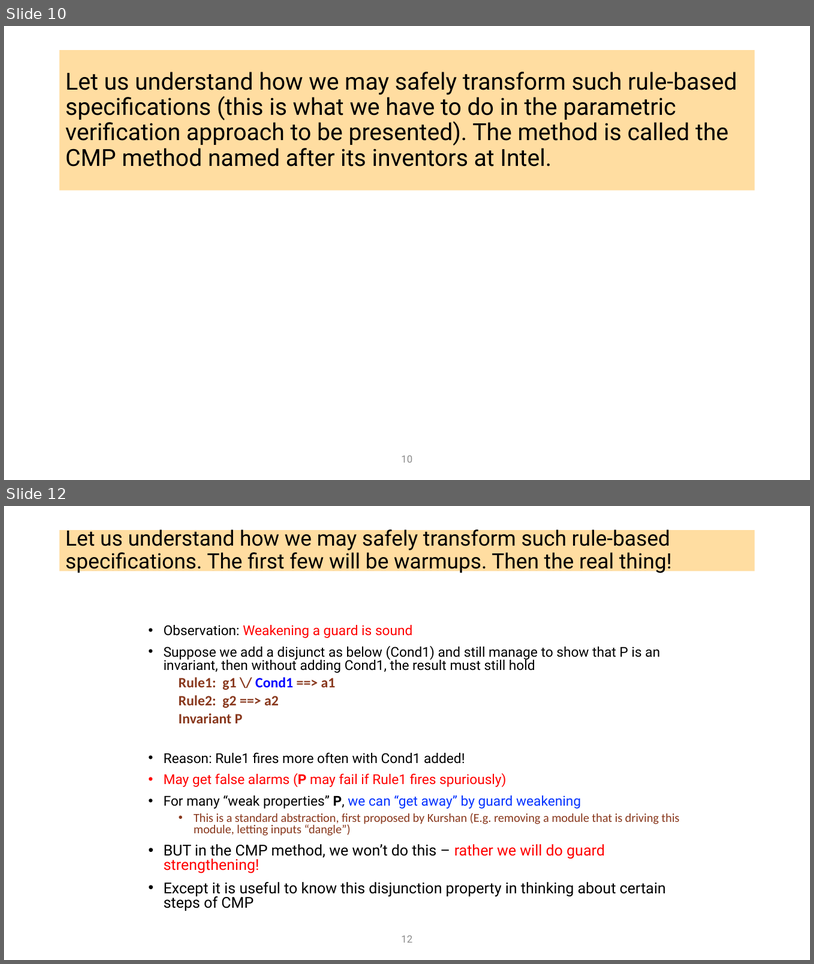
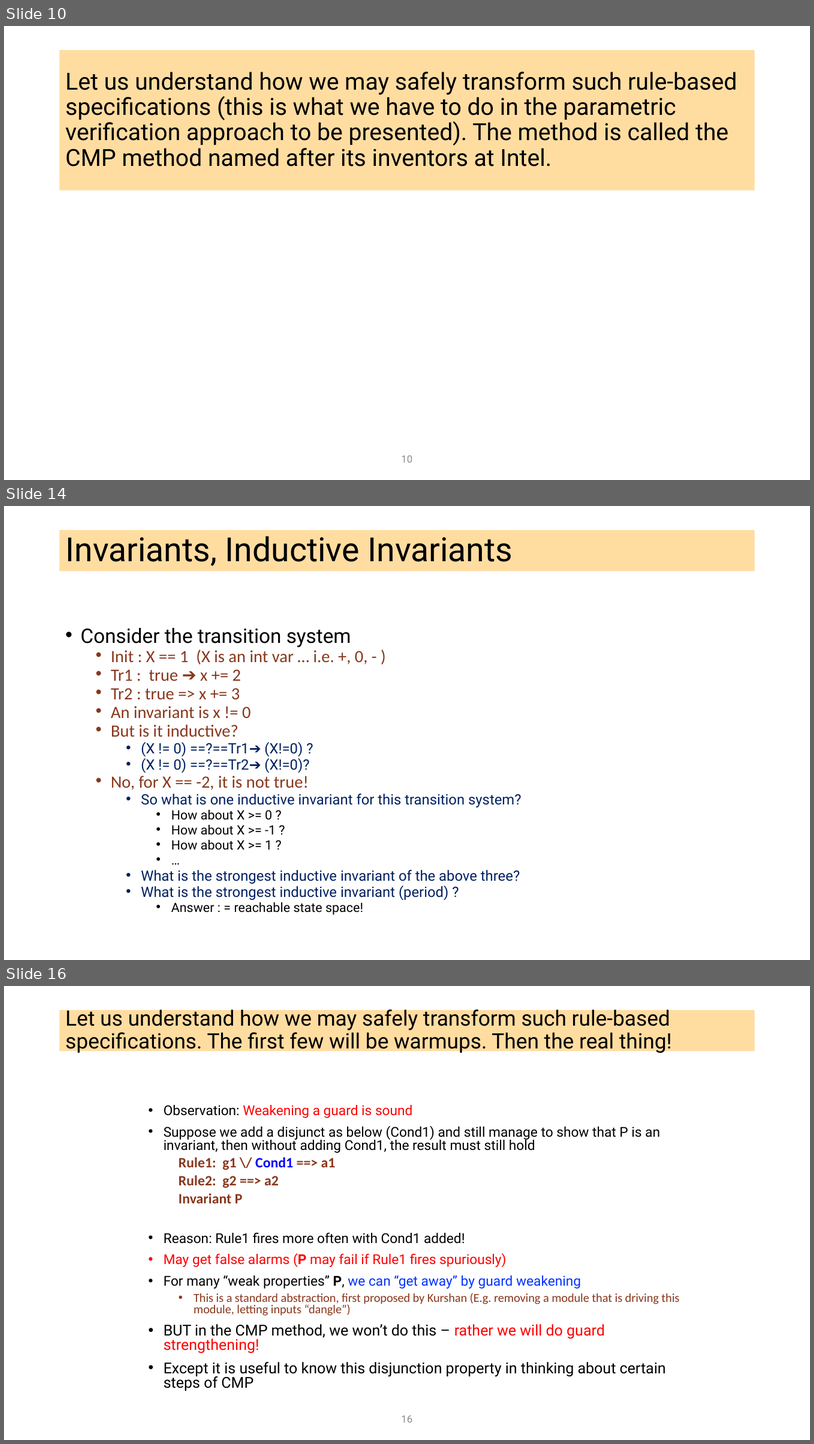
Before and after one commit to ganeshutah/cs6110s22, a slide deck: Lec19/Lec19.pptx. Shown one above the other, each under a label of ours: slides 10 and 12 before the commit, slides 10, 14 and 16 after it; the slides between them are not shown. The pictures are 814x964 and 814x1444 pixels, drawn with LibreOffice and Linux fonts; fonts in the diff are those of the drawing. Boxes give left, top, right and bottom in pixels: in the first picture for what was removed or moved away, otherwise in the second. Text is boxed around its words. In the diff, an @@ line names an element or a change of style, - is before the commit and + after.

```diff
--- a/Lec19/Lec19.pptx
+++ b/Lec19/Lec19.pptx
@@ slide 14 added at (4,506,810,960), background #FFFFFF @@
@@ title added at (60,530,755,571), fill #FFBD47 at 51% opacity, 39.6 pt, text #000000 @@
+Invariants, Inductive Invariants
@@ text added at (81,628,521,915), 17 pt, text #002060 @@
+• Consider the transition system
+  • Init : X == 1 (X is an int var … i.e. +, 0, - )
+  • Tr1 : true ➔ x += 2
+  • Tr2 : true => x += 3
+  • An invariant is x != 0
+  • But is it inductive?
+    • (X != 0) ==?==Tr1➔ (X!=0) ?
+    • (X != 0) ==?==Tr2➔ (X!=0)?
+  • No, for X == -2, it is not true!
+    • So what is one inductive invariant for this transition system?
+      • How about X >= 0 ?
+      • How about X >= -1 ?
+      • How about X >= 1 ?
+      • …
+    • What is the strongest inductive invariant of the above three?
+    • What is the strongest inductive invariant (period) ?
+      • Answer : = reachable state space!
@@ what was slide 12 is now slide 16 @@
@@ page number at (401,1415,413,1422): text changed @@
-12
+16
```
Also in this commit, not shown: 1 slide changed, 3 other slides added, 1 other file.
